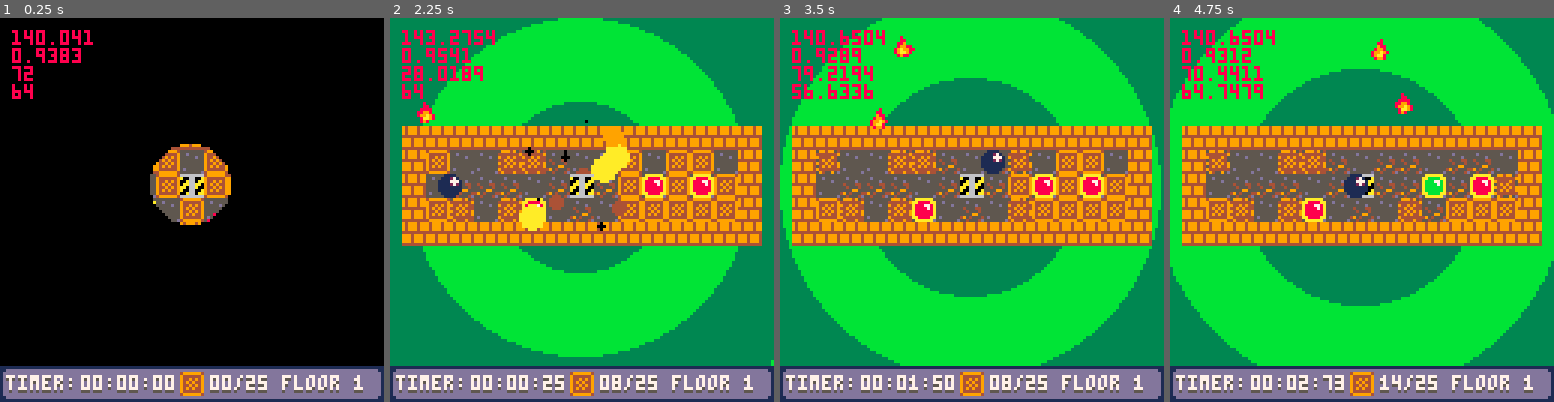
Above: before the commit, frames 1-4 (left to right).
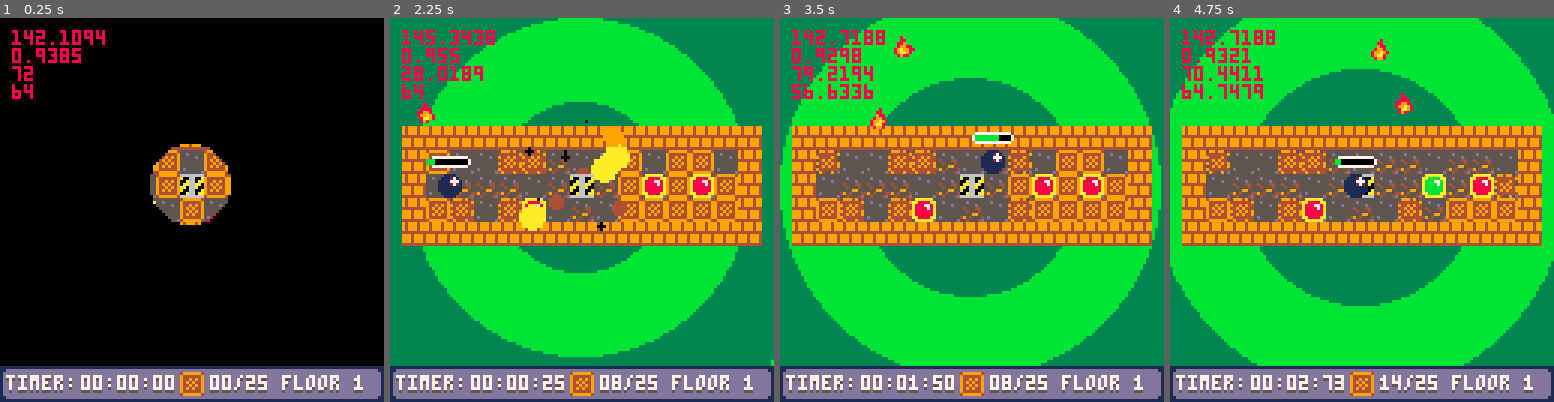
Above: after the commit, the same moments.

Repository: SHKBRD/P8CrateBall
Game: PICO-8 cartridge balltest24.p8
Same seed, same stepped clock (60 frames per second), same inputs: the game is played once before the commit and once after it.
Inputs:
- Up to frame 1 (0.25 s): no input
- Up to frame 2 (2.25 s): tap O (Z key) at 0.33, 0.7, 1.43, 2.22 s; tap X (X key) at 1.07, 2.07 s; hold Left from 1.97 s (still down)
- Up to frame 3 (3.5 s): release Left at 2.37 s; tap X (X key) every 0.33 s from 2.4 to 3.4 s; hold Down 2.42-2.82 s; hold Right from 2.87 s (still down); tap O (Z key) at 3.1 s
- Up to frame 4 (4.75 s): release Right at 3.53 s; hold Up 3.58-4.08 s; tap X (X key) every 0.33 s from 3.73 to 4.73 s; tap O (Z key) at 3.98 s; hold Right 4.13-4.53 s; hold Down from 4.58 s (still down)

The runs differ from the first frame. In frame 1, 0.2% of the frame differs, in the area x 9-28%, y 3-11%; in frame 2, 0.5%; in frame 3, 0.5%; in frame 4, 0.5%, in the area x 9-54%, y 3-40%.

Commit message:
add cooldown bar

Diff:
--- a/balltest24.p8
+++ b/balltest24.p8
@@ -1,6 +1,9 @@
 pico-8 cartridge // http://www.pico-8.com
 version 42
 __lua__
+--breakaball
+--by shk
+
 --prime
 
 function _init()
@@ -1430,18 +1433,166 @@
 	end
 end
 
+function draw_cooldown(pl)
+	--container edges
+	line(pl.x-2, pl.y-6, pl.x+9, pl.y-6, 7)
+	line(pl.x-2, pl.y-3, pl.x+9, pl.y-3, 7)
+	line(pl.x-3, pl.y-5, pl.x-3, pl.y-4, 7)
+	line(pl.x+10, pl.y-5, pl.x+10, pl.y-4, 7)
+	--bg
+	rect(pl.x-2, pl.y-5, pl.x+9, pl.y-4, 0)
+	--progress
+	rect(flr(pl.x-2), pl.y-5, flr(pl.x+9-(pl.blast_cool/120)*14), pl.y-4, 11)
+end
+
 function draw_players()
 	for pnum=1,#p do
+	 local pl = p[pnum]
 	 // ball explode anim
 	 count = count + .01
 	 // player draw
-	 if p[pnum].blast_mode and (p[pnum].blast_cool % 2 == 1) then
-			spr(2, p[pnum].x, p[pnum].y)
+	 if pl.blast_mode and (pl.blast_cool % 2 == 1) then
+			spr(2, pl.x, pl.y)
 	 else
-	 	spr(1, p[pnum].x, p[pnum].y)
+	 	spr(1, pl.x, pl.y)
 	 end
+
+	 if pl.blast_cool > 0 then
+	 	draw_cooldown(pl)
+	 end
+
  end
 end
+…(130 lines of a section not shown)…
 
 
 
Not shown, changed: 130 lines of the sprite sheet (__gfx__) section of balltest24.p8
Not shown, changed: the thumbnail (__label__) section of balltest24.p8
